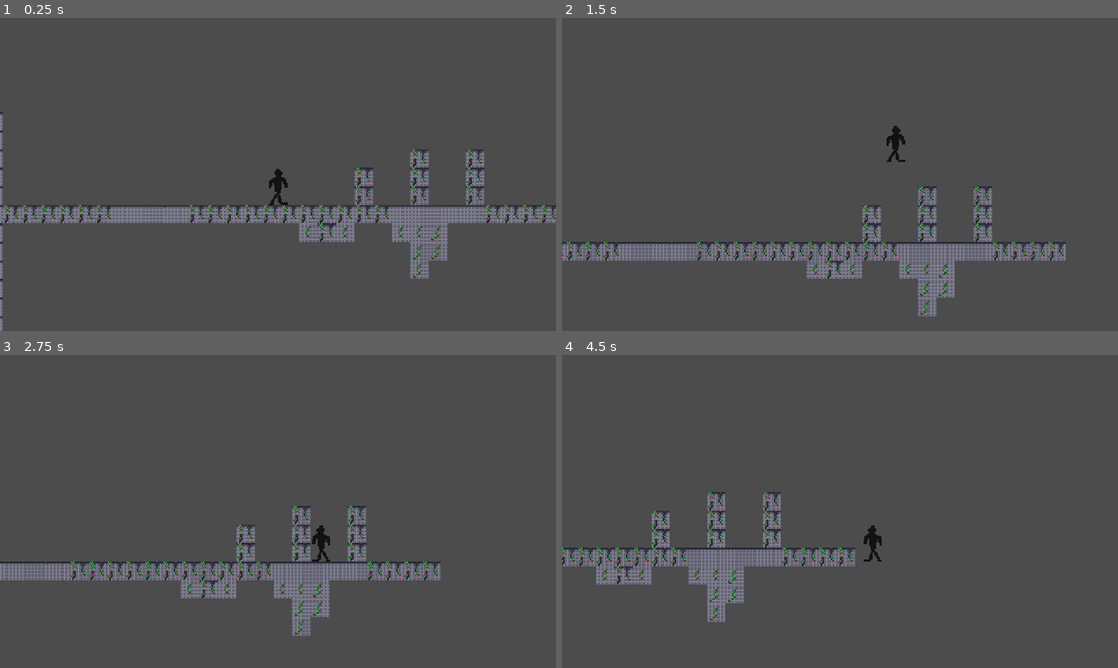
Above: before the commit, frames 1-4 (two rows, left to right).
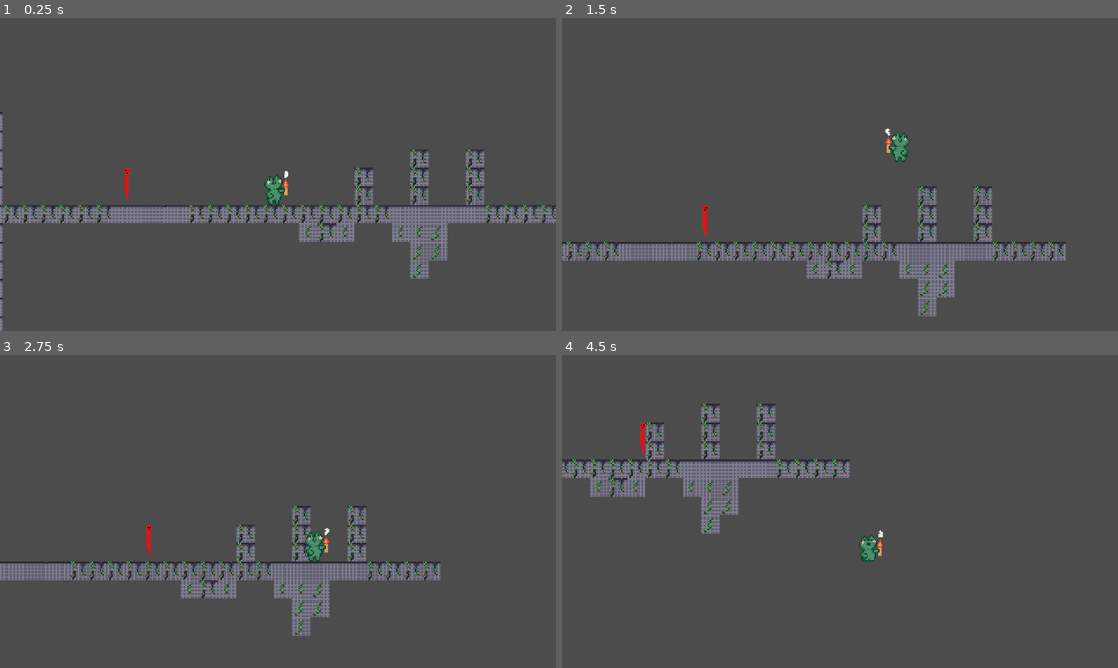
Above: after the commit, the same moments.

Repository: JohannesLadurner/NogardPrincess
Game: Godot game, scene res://assets/levels/Level01.tscn
Two runs of this game, one before a commit and one after it. Both use one fixed random seed, a clock stepped at 60 frames per second and the inputs below.
Inputs:
- Up to frame 1 (0.25 s): no input
- Up to frame 2 (1.5 s): tap Enter at 0.5 s; hold Right (move_right) from 0.53 s (still down); tap Up (jump) at 0.6, 0.77, 1.07, 1.35 s
- Up to frame 3 (2.75 s): tap Up (jump) at 1.52, 1.82, 2.1 s; release Right (move_right) at 2.03 s; hold Left (move_left) from 2.03 s (still down)
- Up to frame 4 (4.5 s): release Left (move_left) at 2.78 s; hold Right (move_right) 2.78-4.28 s; tap Up (jump) at 2.85, 3.02, 3.32, 3.6, 3.77, 4.07, 4.35 s; hold Left (move_left) from 4.28 s (still down)

The runs differ from the first frame. In frame 1, 0.4% of the frame differs, in the area x 22-52%, y 47-60%; in frame 2, 0.4%; in frame 3, 0.4%; in frame 4, 12%, in the area x 0-58%, y 15-86%.

Commit message:
added player sprites + enemy

Diff:
--- /dev/null
+++ b/NogardPrincess/assets/enemies/Enemy.gd
@@ -0,0 +1,20 @@
+extends KinematicBody2D
+
+onready var player = get_parent().get_node("Player")
+var move_speed = 50
+export var gravity := 1000
+var velocity := Vector2.ZERO
+var player_position
+func _process(delta):
+	player_position = player.position
+	var target_position = (player.position - position).normalized()
+	if position.distance_to(player.position) < 300:
+		move_and_slide(target_position * move_speed)
+
+	if player_position.x > position.x:
+		$AnimatedSprite.flip_h = true
+	else:
+		$AnimatedSprite.flip_h = false
+
+	velocity.y += gravity * delta
+	velocity = move_and_slide(velocity, Vector2.UP)
--- /dev/null
+++ b/NogardPrincess/assets/enemies/Enemy.tscn
@@ -0,0 +1,24 @@
+[gd_scene load_steps=5 format=2]
+
+[ext_resource path="res://assets/tiles/Enemy.png" type="Texture" id=1]
+[ext_resource path="res://assets/enemies/Enemy.gd" type="Script" id=2]
+
+[sub_resource type="SpriteFrames" id=1]
+animations = [ {
+"frames": [ ExtResource( 1 ) ],
+"loop": true,
+"name": "default",
+"speed": 5.0
+} ]
+
+[sub_resource type="RectangleShape2D" id=2]
+extents = Vector2( 3.18584, 16 )
+
+[node name="Enemy" type="KinematicBody2D"]
+script = ExtResource( 2 )
+
+[node name="AnimatedSprite" type="AnimatedSprite" parent="."]
+frames = SubResource( 1 )
+
+[node name="CollisionShape2D" type="CollisionShape2D" parent="."]
+shape = SubResource( 2 )
--- a/NogardPrincess/assets/levels/Level01.tscn
+++ b/NogardPrincess/assets/levels/Level01.tscn
@@ -7,6 +7,13 @@
 [ext_resource path="res://assets/tiles/StoneBorder.png" type="Texture" id=5]
 [ext_resource path="res://assets/tiles/StoneMiddle.png" type="Texture" id=6]
 [ext_resource path="res://assets/tiles/StonePlant2Middle.png" type="Texture" id=7]
+[ext_resource path="res://assets/enemies/Enemy.tscn" type="PackedScene" id=8]
+
+[sub_resource type="ConvexPolygonShape2D" id=1]
+points = PoolVector2Array( 0, 0, 16, 0, 16, 16, 0, 16 )
+
+[sub_resource type="ConvexPolygonShape2D" id=2]
+points = PoolVector2Array( 0, 0, 16, 0, 16, 16, 0, 16 )
 
 [sub_resource type="ConvexPolygonShape2D" id=3]
 points = PoolVector2Array( 0, 0, 16, 0, 16, 16, 0, 16 )
@@ -20,13 +27,7 @@
 [sub_resource type="ConvexPolygonShape2D" id=6]
 points = PoolVector2Array( 0, 0, 16, 0, 16, 16, 0, 16 )
 
-[sub_resource type="ConvexPolygonShape2D" id=7]
-points = PoolVector2Array( 0, 0, 16, 0, 16, 16, 0, 16 )
-
-[sub_resource type="ConvexPolygonShape2D" id=8]
-points = PoolVector2Array( 0, 0, 16, 0, 16, 16, 0, 16 )
-
-[sub_resource type="TileSet" id=1]
+[sub_resource type="TileSet" id=7]
 1/name = "Block1.png 1"
 1/texture = ExtResource( 3 )
 1/tex_offset = Vector2( 0, 0 )
@@ -157,10 +158,13 @@
 [node name="Level01" type="Node2D"]
 
 [node name="TileMap" type="TileMap" parent="."]
-tile_set = SubResource( 1 )
+tile_set = SubResource( 7 )
 cell_size = Vector2( 16, 16 )
 format = 1
 tile_data = PoolIntArray( 65535, 2, 0, 131071, 2, 0, 196607, 2, 0, 131094, 1, 0, 131097, 1, 0, 262143, 2, 0, 196627, 1, …(1278 unchanged characters)…
 
 [node name="Player" parent="." instance=ExtResource( 1 )]
 position = Vector2( 237.571, 54.2006 )
+
+[node name="Enemy" parent="." instance=ExtResource( 8 )]
+position = Vector2( 94.1062, 64.0723 )
--- a/NogardPrincess/assets/player/Player.gd
+++ b/NogardPrincess/assets/player/Player.gd
@@ -32,11 +32,13 @@
 func change_animation():
 	# face left or right
 	if velocity.x > 0:
+		$AnimatedSprite.flip_h = true
+	elif velocity.x < 0:
 		$AnimatedSprite.flip_h = false
-	elif velocity.x < 0:
-		$AnimatedSprite.flip_h = true
 	if velocity.y < 0: # negative Y is up
-		$AnimatedSprite.play("jump")
+		$AnimatedSprite.play("jumpUp")
+	elif velocity.y > 0:
+		$AnimatedSprite.play("jumpDown")
 	else:
 		if velocity.x != 0:
 			$AnimatedSprite.play("walk")
--- a/NogardPrincess/assets/player/Player.tscn
+++ b/NogardPrincess/assets/player/Player.tscn
@@ -1,37 +1,47 @@
-[gd_scene load_steps=5 format=2]
+[gd_scene load_steps=9 format=2]
 
-[ext_resource path="res://assets/player/mankerl2.png" type="Texture" id=1]
+[ext_resource path="res://assets/player/PlayerRookieWalk1.png" type="Texture" id=1]
 [ext_resource path="res://assets/player/Player.gd" type="Script" id=2]
+[ext_resource path="res://assets/player/PlayerRookieIdle2.png" type="Texture" id=3]
+[ext_resource path="res://assets/player/PlayerRookieIdle.png" type="Texture" id=4]
+[ext_resource path="res://assets/player/PlayerRookieJump.png" type="Texture" id=5]
+[ext_resource path="res://assets/player/PlayerRookieWalk2.png" type="Texture" id=6]
 
 [sub_resource type="SpriteFrames" id=1]
 animations = [ {
-"frames": [ ExtResource( 1 ) ],
+"frames": [ ExtResource( 4 ), ExtResource( 3 ) ],
 "loop": true,
 "name": "idle",
+"speed": 4.0
+}, {
+"frames": [ ExtResource( 1 ), ExtResource( 4 ), ExtResource( 6 ), ExtResource( 4 ) ],
+"loop": true,
+"name": "walk",
 "speed": 5.0
 }, {
-"frames": [ ExtResource( 1 ) ],
+"frames": [ ExtResource( 4 ) ],
 "loop": true,
-"name": "jump",
+"name": "jumpUp",
 "speed": 5.0
 }, {
-"frames": [ ExtResource( 1 ) ],
+"frames": [ ExtResource( 5 ) ],
 "loop": true,
-"name": "walk",
+"name": "jumpDown",
 "speed": 5.0
 } ]
 
 [sub_resource type="RectangleShape2D" id=2]
-extents = Vector2( 8, 16 )
+extents = Vector2( 5, 13 )
 
 [node name="Player" type="KinematicBody2D"]
 script = ExtResource( 2 )
 
 [node name="AnimatedSprite" type="AnimatedSprite" parent="."]
 frames = SubResource( 1 )
-animation = "jump"
+animation = "jumpDown"
 
 [node name="CollisionShape2D" type="CollisionShape2D" parent="."]
+position = Vector2( -1.85283, 2.89231 )
 shape = SubResource( 2 )
 
 [node name="Camera2D" type="Camera2D" parent="."]
Not shown: 7 places in NogardPrincess/assets/levels/Level01.tscn that only renumber resources
Binary file removed: NogardPrincess/assets/player/Block6.png
Binary file removed: NogardPrincess/assets/player/Block7.png
Binary file added: NogardPrincess/assets/player/PlayerRookieIdle.png
Not shown, changed: NogardPrincess/assets/player/PlayerRookieIdle.png.import
Binary file added: NogardPrincess/assets/player/PlayerRookieIdle2.png
Not shown, added: NogardPrincess/assets/player/PlayerRookieIdle2.png.import
Binary file added: NogardPrincess/assets/player/PlayerRookieJump.png
Not shown, added: NogardPrincess/assets/player/PlayerRookieJump.png.import
Binary file added: NogardPrincess/assets/player/PlayerRookieWalk1.png
Not shown, changed: NogardPrincess/assets/player/PlayerRookieWalk1.png.import
Binary file added: NogardPrincess/assets/player/PlayerRookieWalk2.png
(and 3 more such lines)
